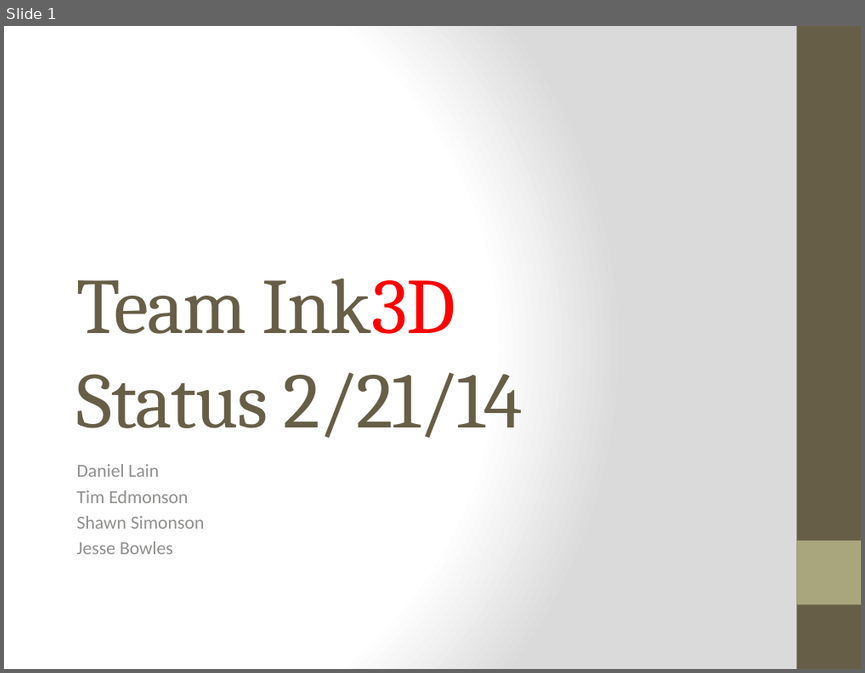
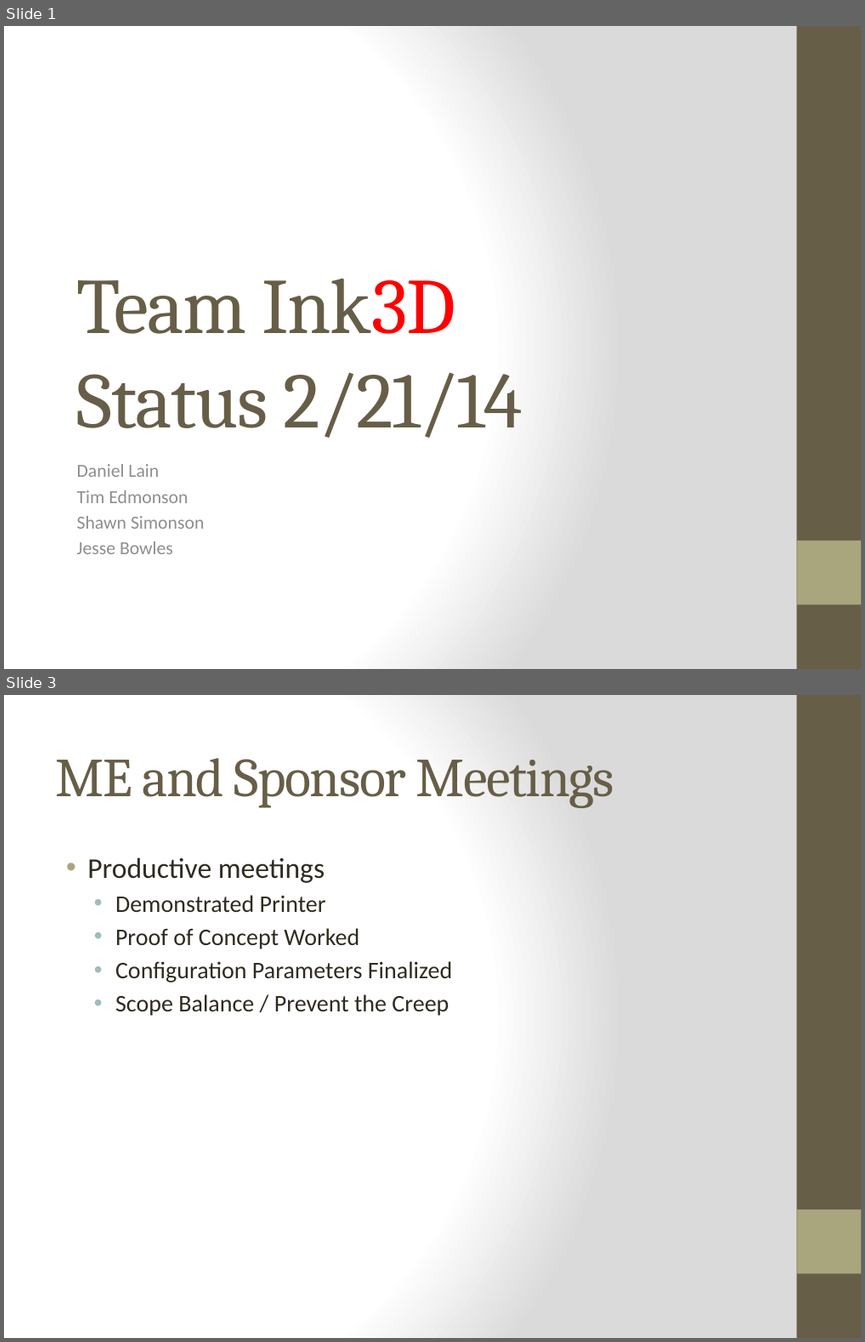
Before and after one commit to qpHalcy0n/SRDesign, a slide deck: Status Updates/2014 02 21.pptx. Shown one above the other, each under a label of ours: slide 1 before the commit, slides 1 and 3 after it; the slides between them are not shown. The pictures are 865x673 and 865x1342 pixels, drawn with LibreOffice and Linux fonts; fonts in the diff are those of the drawing. Boxes give left, top, right and bottom in pixels: in the first picture for what was removed or moved away, otherwise in the second. Text is boxed around its words. In the diff, an @@ line names an element or a change of style, - is before the commit and + after.

```diff
--- a/Status Updates/2014 02 21.pptx
+++ b/Status Updates/2014 02 21.pptx
@@ slide 3 added at (x1=4, y1=695, x2=861, y2=1338), background gradient #FFFFFF to #DADADA; not listed: 2 template elements that a slide beside it also shows @@
@@ title added at (x1=55, y1=758, x2=615, y2=808), 46 pt, text #675E47 @@
+ME and Sponsor Meetings
@@ text added at (x1=87, y1=857, x2=452, y2=1015), 20 pt, text #2F2B20 @@
+• Productive meetings
+  • Demonstrated Printer
+  • Proof of Concept Worked
+  • Configuration Parameters Finalized
+  • Scope Balance / Prevent the Creep
```
Also in this commit, not shown: 8 other slides added, 2 other files.
